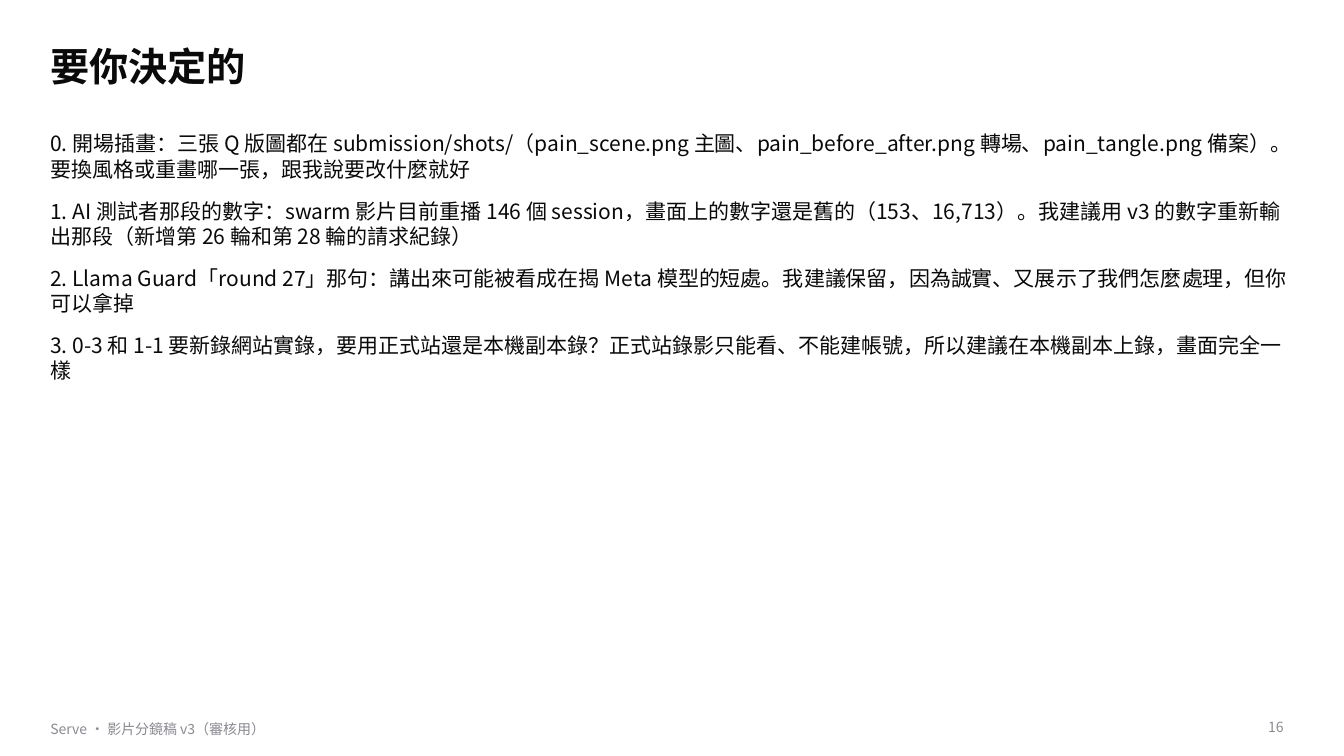
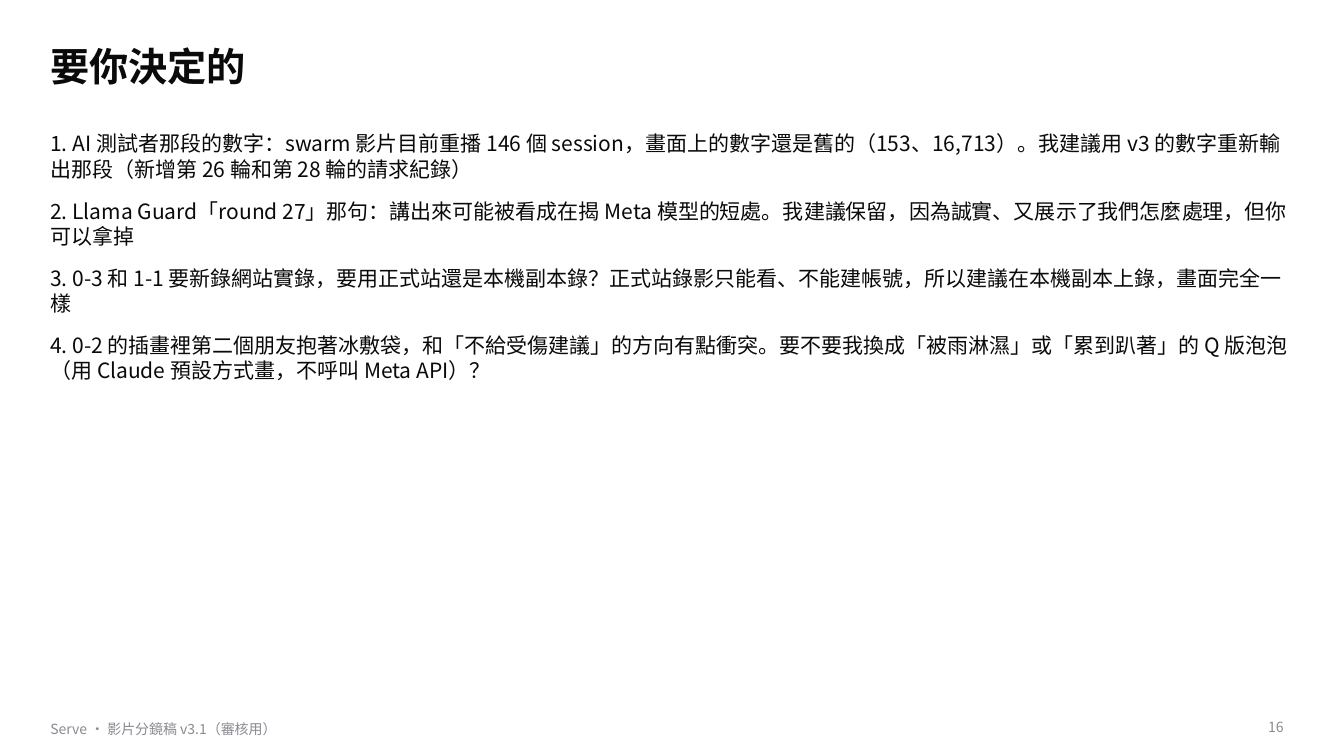
Before and after one commit to gino6178/serve-meta-hackathon, a slide deck: slide 16 of video/storyboard_v3.pptx. Drawn at 1344x756 pixels with LibreOffice and Linux fonts; fonts in the diff are those of the drawing. Boxes give left, top, right and bottom in pixels: in the first picture for what was removed or moved away, otherwise in the second. Text is boxed around its words. In the diff, an @@ line names an element or a change of style, - is before the commit and + after.

```diff
--- a/video/storyboard_v3.pptx
+++ b/video/storyboard_v3.pptx
@@ text at (50, 133, 1292, 179): paragraph removed @@
-0. 開場插畫：三張 Q 版圖都在 submission/shots/（pain_scene.png 主圖、pain_before_after.png 轉場、pain_tangle.png 備案）。要換風格或重畫哪一張，跟我說要改什麼就好
@@ text at (50, 335, 1288, 380): paragraph added @@
+4. 0-2 的插畫裡第二個朋友抱著冰敷袋，和「不給受傷建議」的方向有點衝突。要不要我換成「被雨淋濕」或「累到趴著」的 Q 版泡泡（用 Claude 預設方式畫，不呼叫 Meta API）？
@@ text at (50, 722, 276, 735): text changed @@
-Serve · 影片分鏡稿 v3（審核用）
+Serve · 影片分鏡稿 v3.1（審核用）
```
Also in this commit, not shown: 15 other slides changed, 13 other files.
